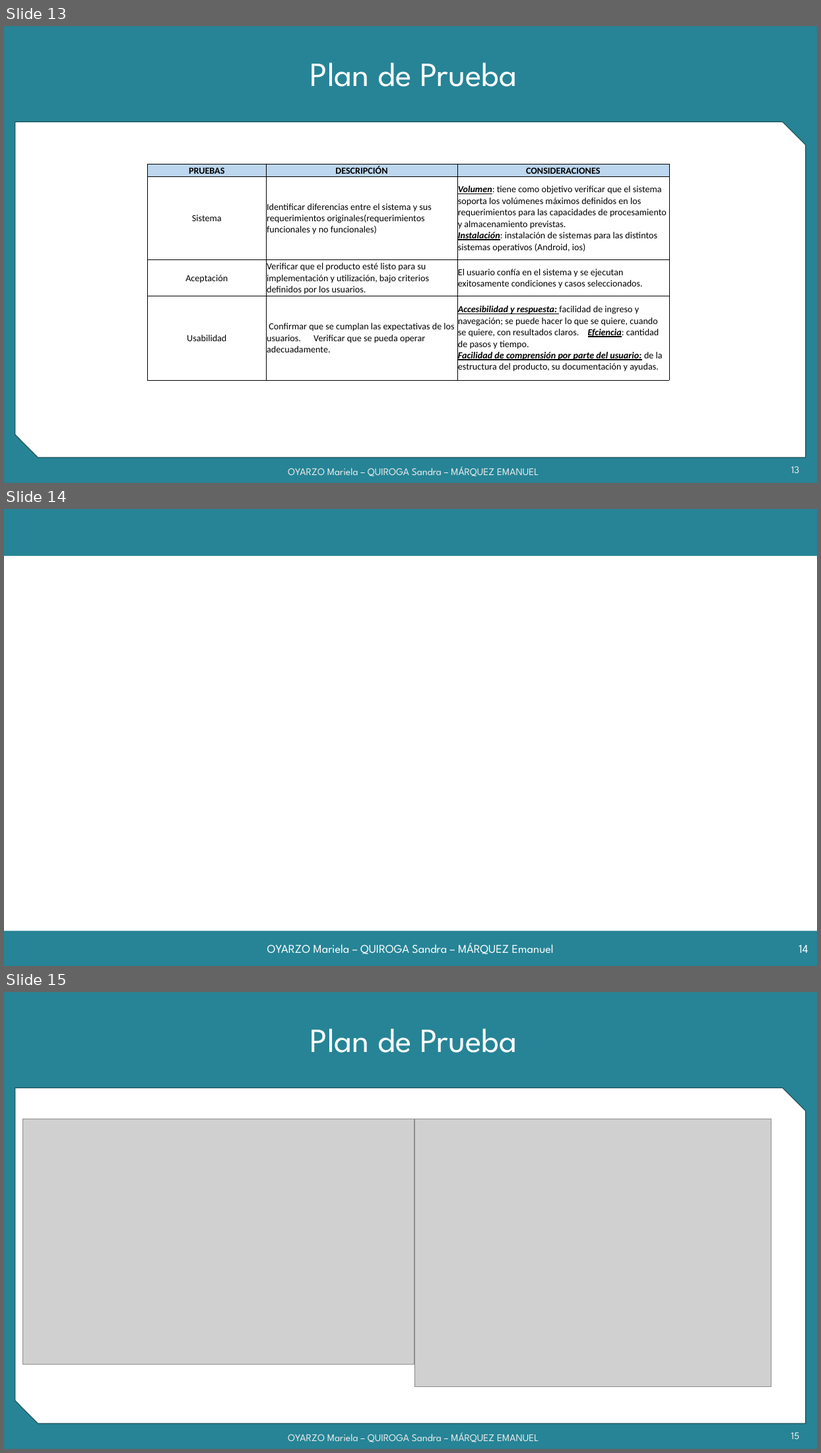
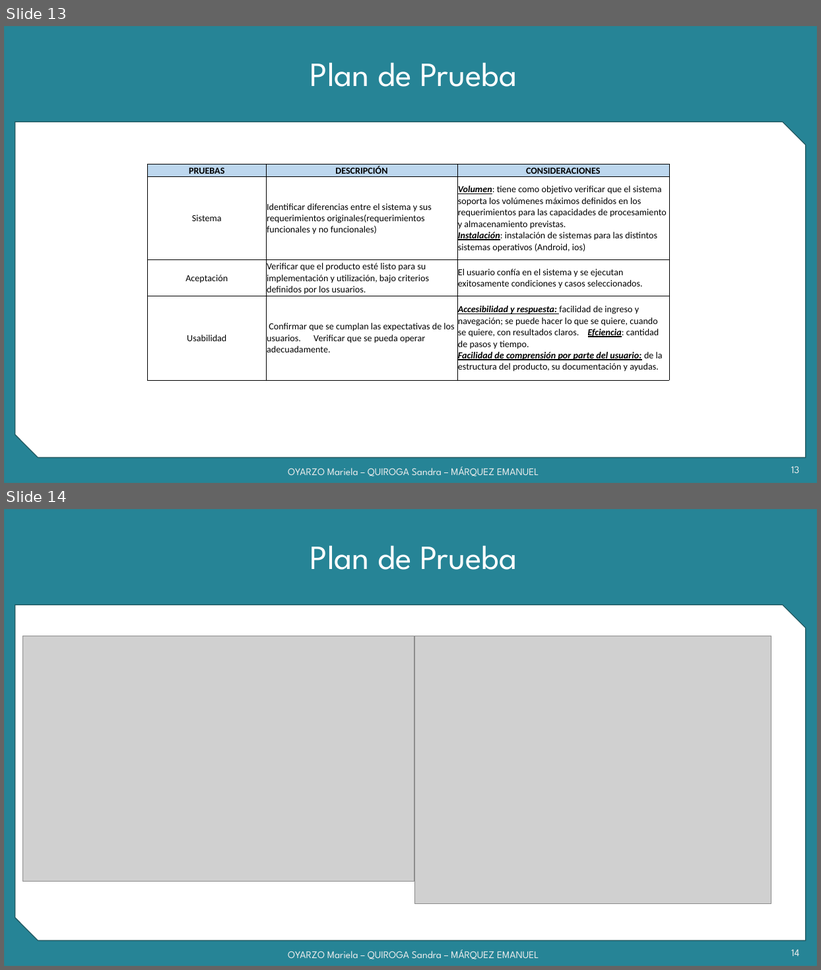
Before and after one commit to grupoyenu/yenu, a slide deck: 08. Presentaciones/Presentación 11.pptx. Shown one above the other, each under a label of ours: slides 13, 14 and 15 before the commit, slides 13 and 14 after it. The pictures are 821x1453 and 821x970 pixels, drawn with LibreOffice and Linux fonts; fonts in the diff are those of the drawing; grey boxes stand for pictures; background and template pictures are left out. Boxes give left, top, right and bottom in pixels: in the first picture for what was removed or moved away, otherwise in the second. Text is boxed around its words. In the diff, an @@ line names an element or a change of style, - is before the commit and + after.

```diff
--- a/08. Presentaciones/Presentación 11.pptx
+++ b/08. Presentaciones/Presentación 11.pptx
@@ slide 14 removed at (x1=4, y1=509, x2=817, y2=966), background #FFFFFF @@
@@ rectangle removed at (x1=4, y1=509, x2=817, y2=556) @@
@@ rectangle removed at (x1=4, y1=931, x2=817, y2=966) @@
@@ text removed at (x1=267, y1=943, x2=554, y2=955) @@
-OYARZO Mariela – QUIROGA Sandra – MÁRQUEZ Emanuel
@@ page number removed at (x1=799, y1=945, x2=808, y2=953) @@
-14
@@ what was slide 15 is now slide 14 @@
@@ page number at (x1=791, y1=950, x2=799, y2=956): text changed @@
-15
+14
```
Also in this commit, not shown: 10 slides changed.
